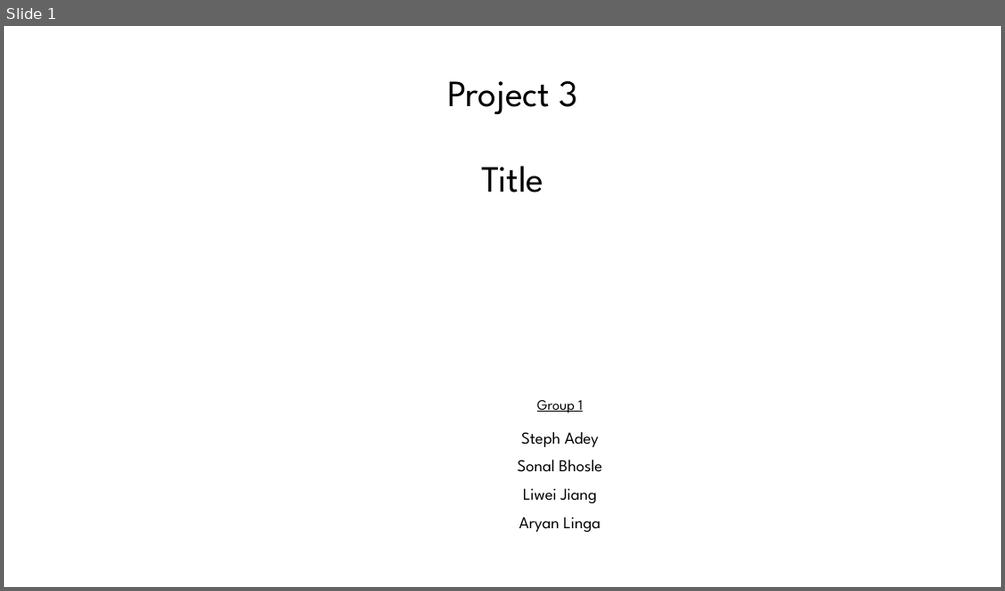
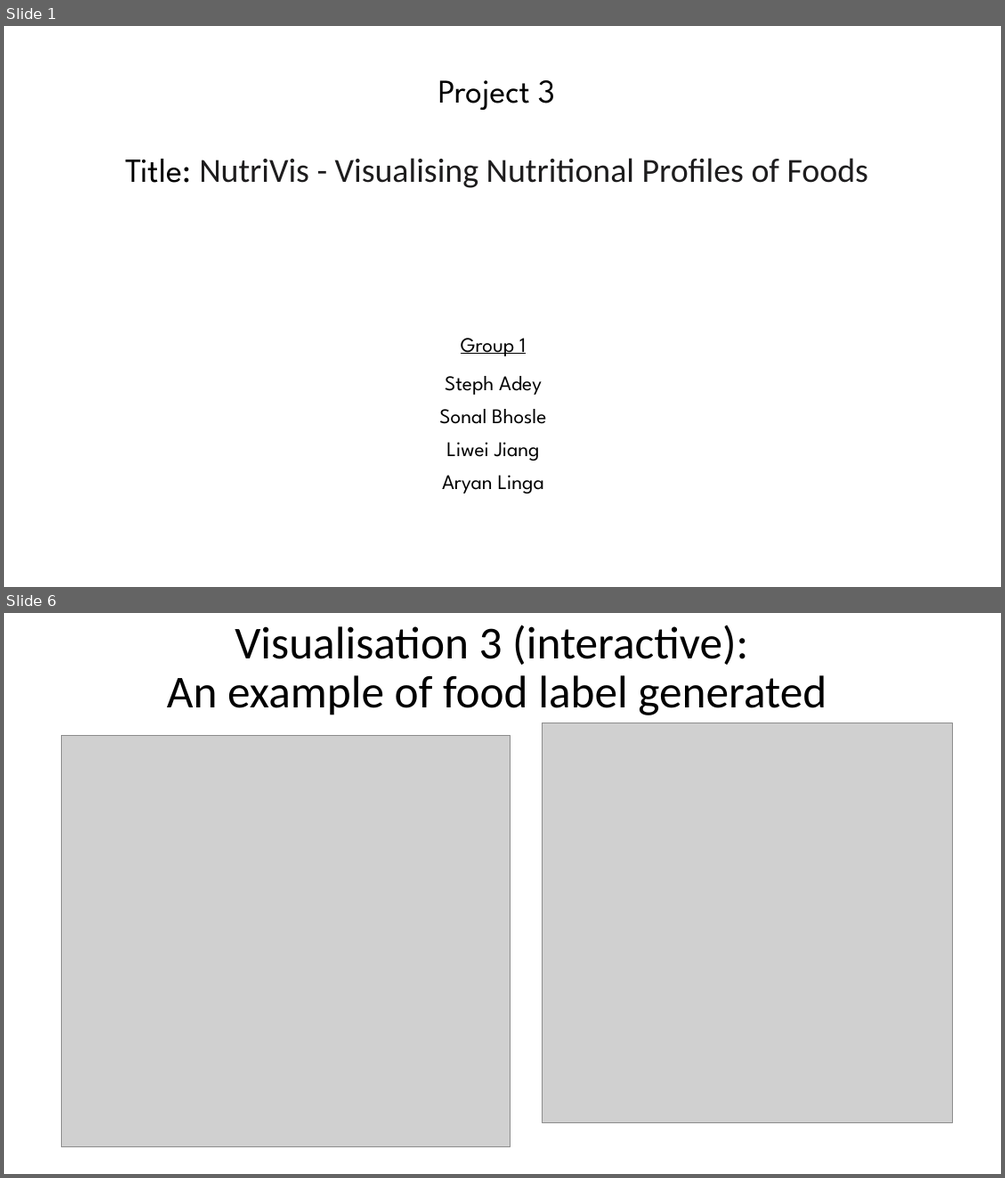
Before and after one commit to SonalBhosle23/Project-3-Group-1, a slide deck: Presentation_Project3_Group1.pptx. Shown one above the other, each under a label of ours: slide 1 before the commit, slides 1 and 6 after it; the slides between them are not shown. The pictures are 1005x591 and 1005x1178 pixels, drawn with LibreOffice and Linux fonts; fonts in the diff are those of the drawing; grey boxes stand for pictures. Boxes give left, top, right and bottom in pixels: in the first picture for what was removed or moved away, otherwise in the second. Text is boxed around its words. In the diff, an @@ line names an element or a change of style, - is before the commit and + after.

```diff
--- a/Presentation_Project3_Group1.pptx
+++ b/Presentation_Project3_Group1.pptx
@@ slide 6 added at <box>4,613,1001,1174</box>, background #FFFFFF @@
@@ title added at <box>167,625,826,715</box>, 44 pt, text #000000 @@
+Visualisation 3 (interactive):
+An example of food label generated
@@ picture added at <box>62,735,510,1146</box> @@
@@ picture added at <box>542,723,952,1122</box> @@
@@ slide 1 changed as well @@
@@ subtitle "Project 3": place and size @@
-subtitle "Project 3" at <box>447,81,578,192</box>
+subtitle "Project 3" at <box>125,80,868,188</box>
@@ subtitle at <box>438,80,555,110</box>: size 35.6 to 31.9 pt in "Project 3" @@
@@ subtitle at <box>125,158,868,188</box>: text changed; size 35.6 to 32.5 pt; font League Spartan to Calibri; text colour #000000 to #1D1C1D @@
-Title
+Title: NutriVis - Visualising Nutritional Profiles of Foods
@@ text "Group 1": place and size @@
-text "Group 1" at <box>518,400,602,532</box>
+text "Group 1" at <box>439,338,546,493</box>
@@ text "Group 1" at <box>439,338,546,493</box>: size 14 to 20 pt in "Group 1"; size 16 to 20 pt in "Steph Adey", "Sonal Bhosle", "Liwei Jiang", "Aryan Linga" @@
```
Also in this commit, not shown: 5 other slides added, 1 slide removed, 10 other files.
